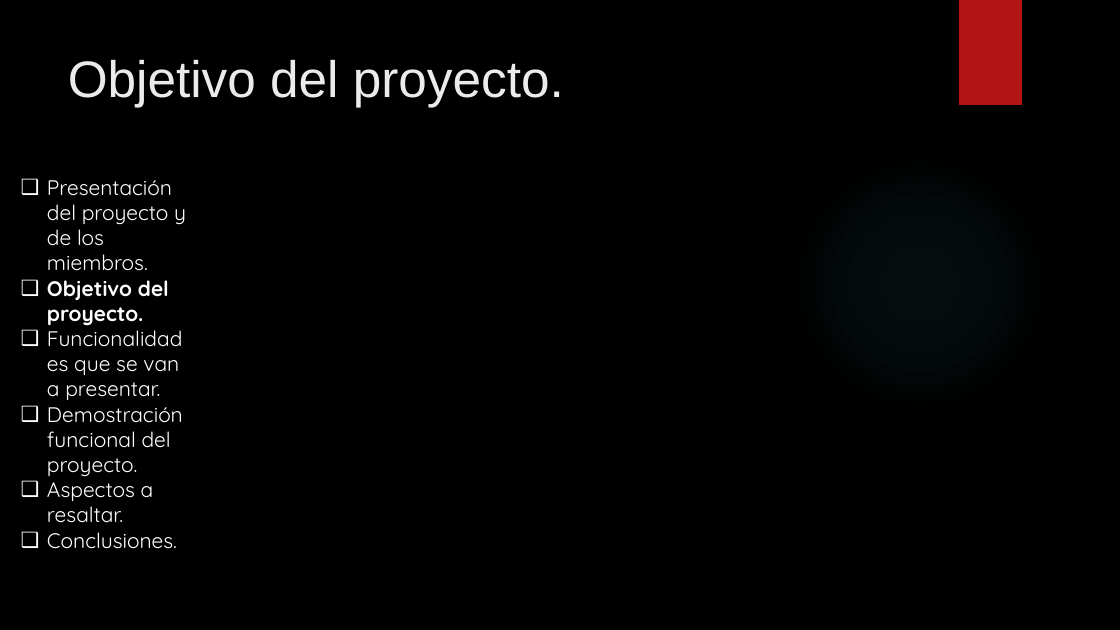
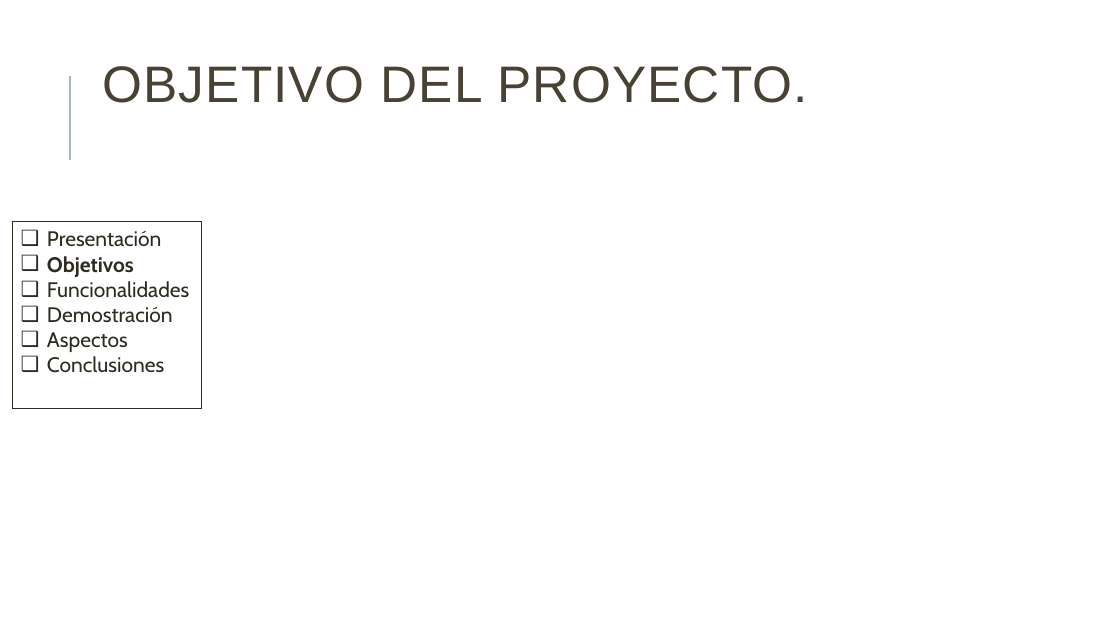
Before and after one commit to danielallhoff/M17-G4-AirDSS, a slide deck: slide 4 of AIRDSS.pptx. Drawn at 1120x630 pixels with LibreOffice and Linux fonts; fonts in the diff are those of the drawing; background and template pictures are left out. Boxes give left, top, right and bottom in pixels: in the first picture for what was removed or moved away, otherwise in the second. Text is boxed around its words. In the diff, an @@ line names an element or a change of style, - is before the commit and + after.

```diff
--- a/AIRDSS.pptx
+++ b/AIRDSS.pptx
@@ background picture (left out) to #FFFFFF @@
@@ rectangle removed at <box>959,0,1022,105</box> @@
@@ title "OBJETIVO DEL PROYECTO." at <box>102,66,808,103</box>: vertical alignment top to middle @@
@@ line added from (70, 160) to (70, 76), #9CBEBD 1.5 pt @@
@@ title at <box>102,66,808,103</box>: text changed; text colour #EBEBEB to #474233 @@
-Objetivo del proyecto.
+OBJETIVO DEL PROYECTO.
@@ ellipse removed at <box>791,154,1049,413</box> @@
@@ text removed at <box>47,180,186,549</box> @@
-❑ Presentación del proyecto y de los miembros.
-❑ Objetivo del proyecto.
-❑ Funcionalidades que se van a presentar.
-❑ Demostración funcional del proyecto.
-❑ Aspectos a resaltar.
-❑ Conclusiones.
@@ rectangle added at <box>13,222,202,408</box>, outline #2E2B21 0.75 pt, 18 pt, text #2E2B21 @@
+❑ Presentación
+❑ Objetivos
+❑ Funcionalidades
+❑ Demostración
+❑ Aspectos
+❑ Conclusiones
```
Also in this commit, not shown: 7 other slides changed, 4 slides added, 1 slide removed, 1 other file.
